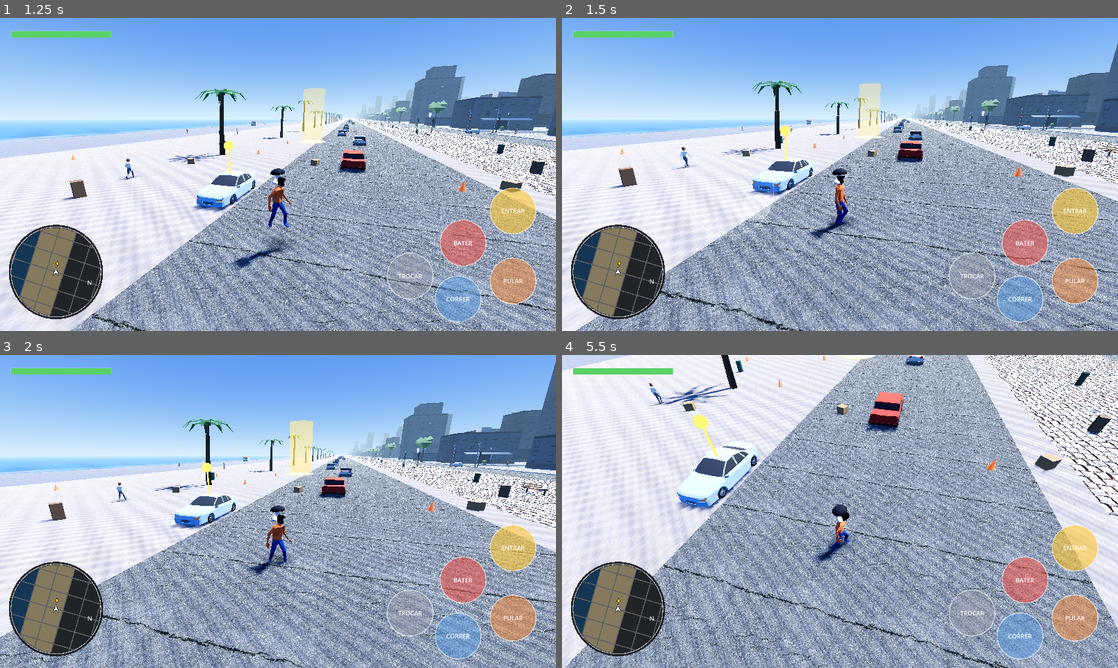
Above: before the commit, frames 1-4 (two rows, left to right).
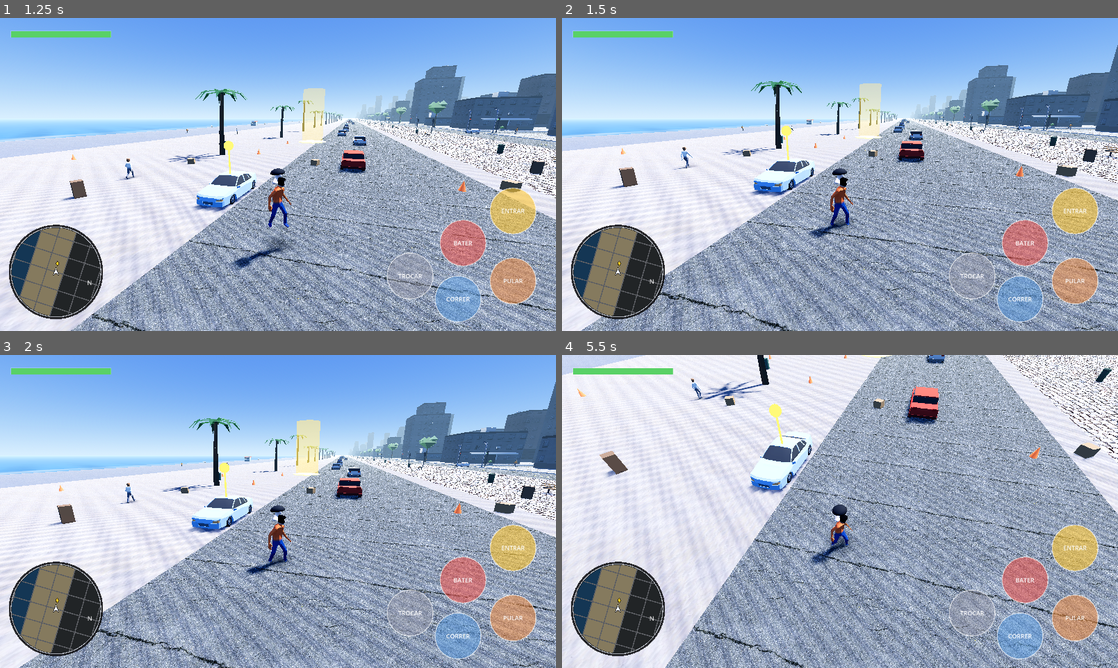
Above: after the commit, the same moments.

Repository: Kkrr18/carioca
Game: Godot game, scene res://scenes/main.tscn
Same seed, same stepped clock (60 frames per second), same inputs: the game is played once before the commit and once after it.
Inputs (mouse positions are in pixels of both pictures, inside the frame that each line leads up to):
- Up to frame 1 (1.25 s): tap Enter at 0.5 s; move the mouse to (400, 158) at 0.52 s; hold Right from 0.53 s (still down); hold Shift from 0.53 s (still down); click (400, 158) at 0.67 s; tap Space at 0.77 s
- Up to frame 2 (1.5 s): release Right at 1.25 s; release Shift at 1.25 s; drag from (728, 190) to (812, 237) at 1.27 s
- Up to frame 3 (2 s): no input
- Up to frame 4 (5.5 s): move the mouse to (895, 442) at 2.02 s; hold Right 2.03-2.75 s; hold Shift 2.03-2.75 s; drag from (812, 574) to (673, 464) at 2.77 s; move the mouse to (1006, 558) at 3.52 s; hold Left 3.53-4.25 s; hold Shift 3.53-4.25 s; tap Space at 3.77 s; drag from (673, 464) to (756, 433) at 4.27 s; move the mouse to (867, 511) at 5.02 s; hold Down from 5.03 s (still down); hold Shift from 5.03 s (still down); click (867, 511) at 5.17 s

Frame 1 is identical in both runs. In frame 2, 27% of the frame differs, in the area x 0-100%, y 8-100%; in frame 3, 35%; in frame 4, 53%, in the area x 0-100%, y 0-100%.

Commit message:
Toque: dedo que para de mandar evento solta a camera e o joystick

Diff:
--- a/scripts/ui/touch_controls.gd
+++ b/scripts/ui/touch_controls.gd
@@ -20,6 +20,11 @@
 ## tamanhos aqui sao multiplicados por _ui, derivado da altura logica.
 
 const STICK_MAX := 90.0
+## Safari pode engolir o touchend/touchcancel de um dedo (gesto do sistema,
+## notificacao, janela saindo de foco). Sem o prazo abaixo, a "reivindicacao"
+## ficava presa para sempre: o joystick continuava andando e a camera girando
+## sozinhas depois de o dedo ter saido da tela — o bug da camera que o autor viu.
+const FINGER_TIMEOUT := 2.0
 const TOP_UI := 0.17
 const BUTTON_RADIUS := 46.0
 const NONE := -99
@@ -40,6 +45,8 @@
 var _stick_index := NONE
 var _stick_origin := Vector2.ZERO
 var _look_index := NONE
+var _stick_seen := 0.0
+var _look_seen := 0.0
 var _jump_index := NONE
 var _sprint_index := NONE
 var _fire_index := NONE
@@ -65,6 +72,7 @@
 	mouse_filter = Control.MOUSE_FILTER_IGNORE
 	set_anchors_preset(Control.PRESET_FULL_RECT)
 	_font = ThemeDB.fallback_font
+	set_process(true)
 	_layout_buttons()
 
 
@@ -86,6 +94,29 @@
 	if what == NOTIFICATION_RESIZED or what == NOTIFICATION_ENTER_TREE:
 		_layout_buttons()
 		queue_redraw()
+
+
+## Dede que nao manda evento nenhum dentro do prazo é tratada como levantada:
+## solta a reivindicacao, para o joystick e devolve a camera ao controle.
+func _process(_delta: float) -> void:
+	if _stick_index == NONE and _look_index == NONE:
+		return
+	var now := float(Time.get_ticks_msec()) / 1000.0
+	if _stick_index != NONE and now - _stick_seen > FINGER_TIMEOUT:
+		_stick_index = NONE
+		stick_vec = Vector2.ZERO
+		queue_redraw()
+	if _look_index != NONE and now - _look_seen > FINGER_TIMEOUT:
+		_look_index = NONE
+		queue_redraw()
+
+
+## Qualquer evento de um dedo reivindicado renova o prazo dele.
+func _touch_seen(index: int) -> void:
+	if index == _stick_index or index == _look_index:
+		var now := float(Time.get_ticks_msec()) / 1000.0
+		_stick_seen = now
+		_look_seen = now
 
 
 # --- API estatica (usada por player.gd) --------------------------------------
@@ -223,6 +254,7 @@
 
 
 func _touch(index: int, pos: Vector2, pressed: bool) -> void:
+	_touch_seen(index)
 	if not pressed:
 		if index == _stick_index:
 			_stick_index = NONE
@@ -308,6 +340,7 @@
 
 
 func _drag(index: int, pos: Vector2, relative: Vector2) -> void:
+	_touch_seen(index)
 	if index == _stick_index:
 		var d := pos - _stick_origin
 		if d.length() > STICK_MAX:
